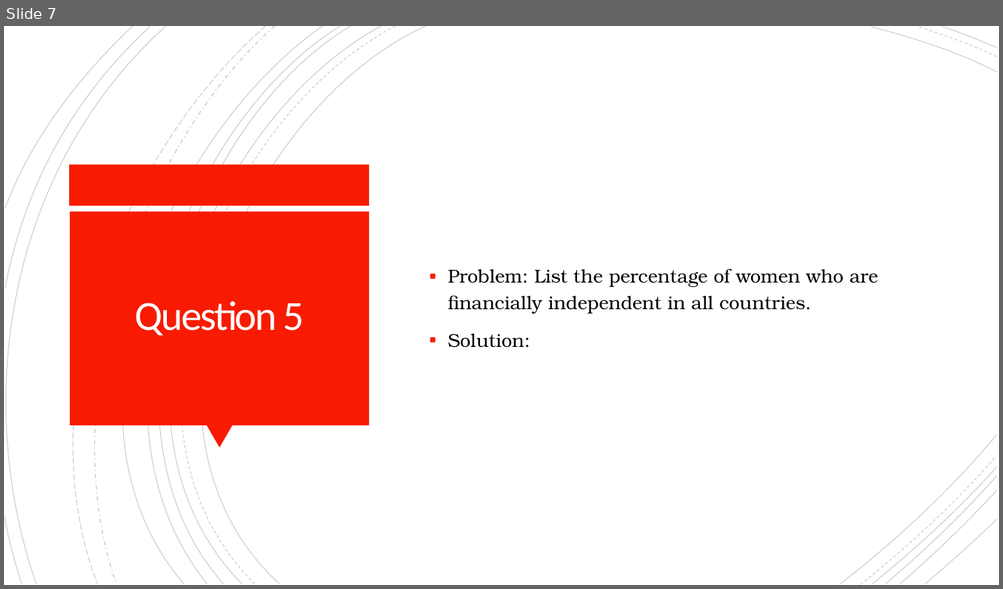
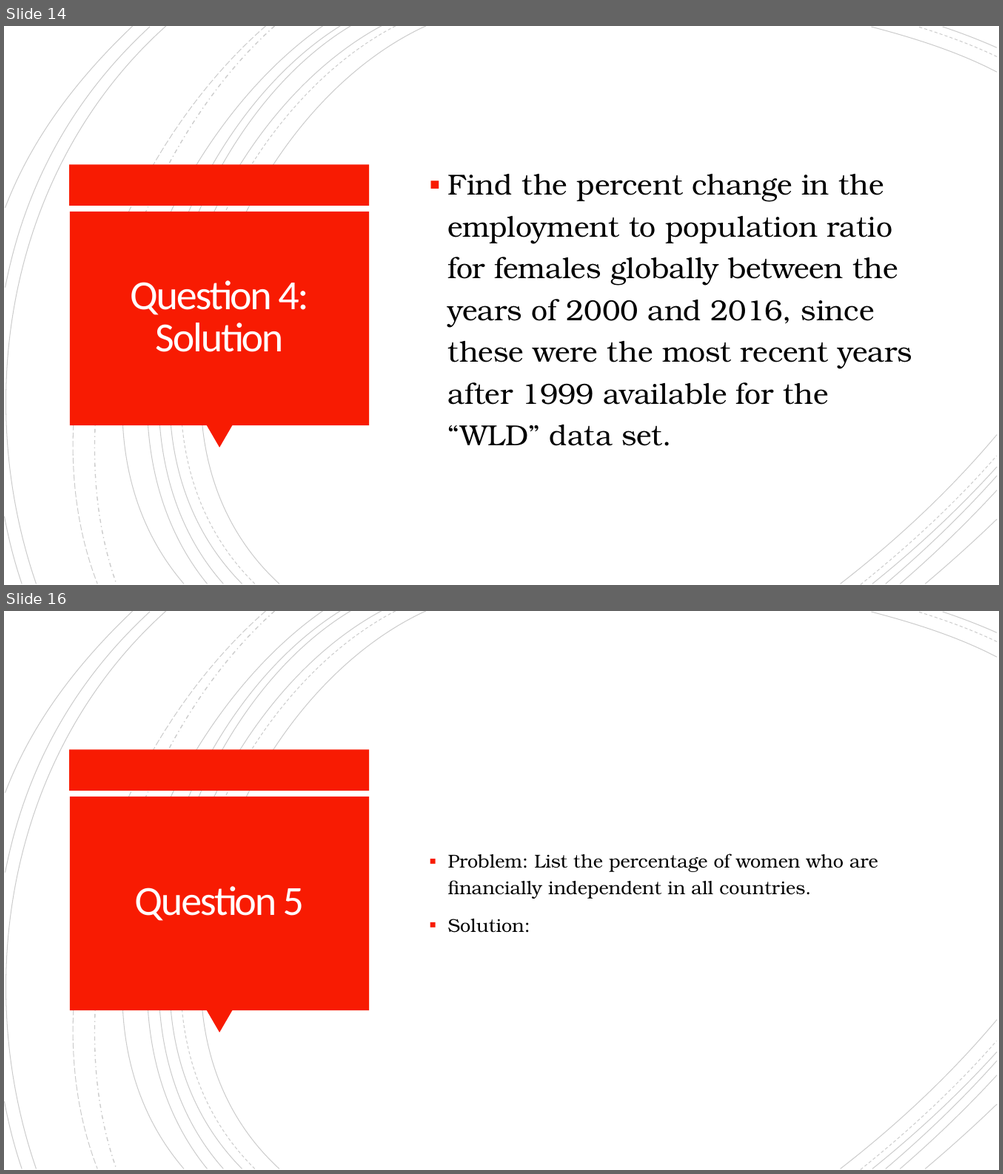
Before and after one commit to cordellsl/Project2, a slide deck: Project 2 Presentation.pptx. Shown one above the other, each under a label of ours: slide 7 before the commit, slides 14 and 16 after it; the slides between them are not shown. The pictures are 1003x589 and 1003x1174 pixels, drawn with LibreOffice and Linux fonts; fonts in the diff are those of the drawing. Boxes give left, top, right and bottom in pixels: in the first picture for what was removed or moved away, otherwise in the second. Text is boxed around its words. In the diff, an @@ line names an element or a change of style, - is before the commit and + after.

```diff
--- a/Project 2 Presentation.pptx
+++ b/Project 2 Presentation.pptx
@@ slide 14 added at box(4, 26, 999, 585), background #FFFFFF; not listed: 24 template elements that a slide beside it also shows @@
@@ text added at box(448, 174, 912, 446), 28 pt, text #000000 @@
+▪ Find the percent change in the employment to population ratio for females globally between the years of 2000 and 2016, since these were the most recent years after 1999 available for the “WLD” data set.
@@ title added at box(130, 281, 308, 352), 40 pt, text #FFFEFF @@
+Question 4:
+Solution
@@ what was slide 7 is now slide 16 @@
```
Also in this commit, not shown: 5 slides changed, 8 other slides added.
